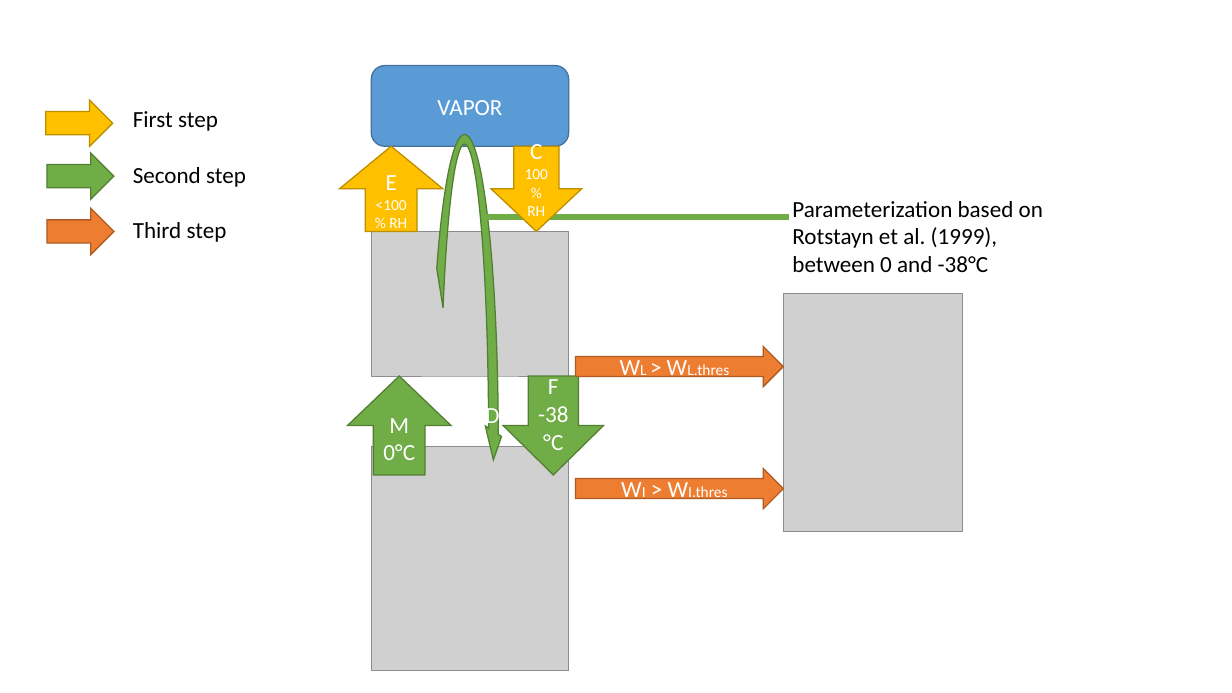
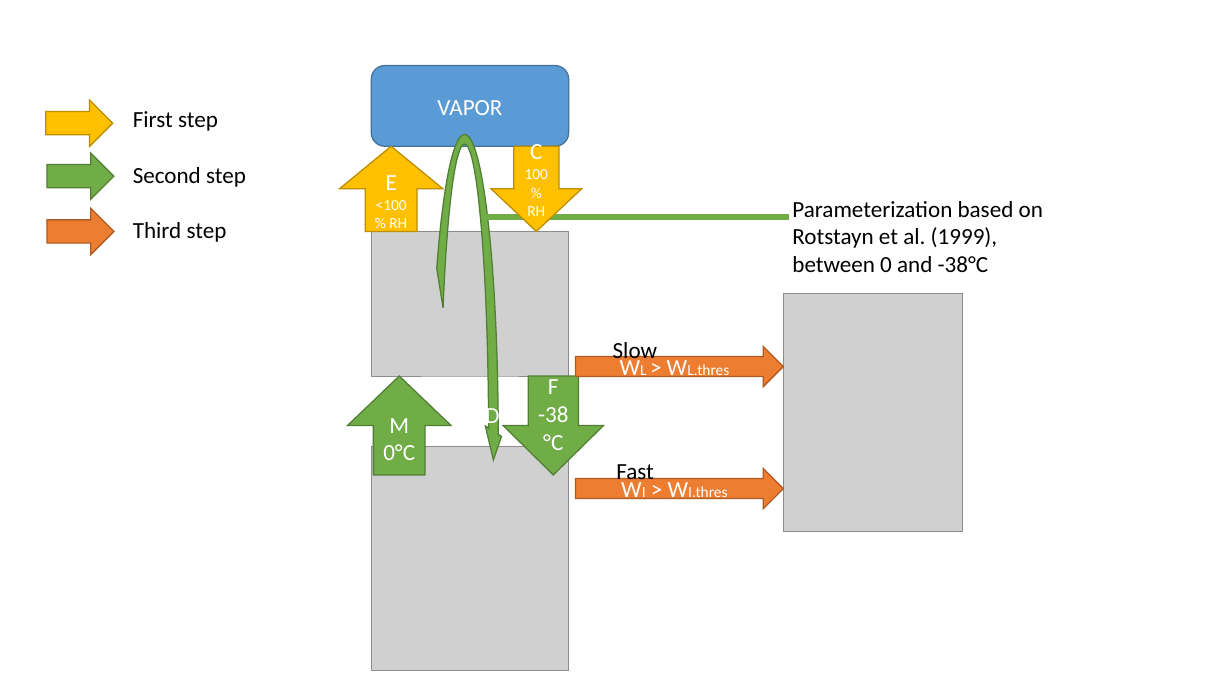
Before and after one commit to meteoNL/CloudParcelModel_SOACproject, a slide deck: slide 1 of model_representation.pptx. Drawn at 1232x693 pixels with LibreOffice and Linux fonts; fonts in the diff are those of the drawing; grey boxes stand for pictures. Boxes give left, top, right and bottom in pixels: in the first picture for what was removed or moved away, otherwise in the second. Text is boxed around its words. In the diff, an @@ line names an element or a change of style, - is before the commit and + after.

Commit message:
slow/fast included

```diff
--- a/model_representation.pptx
+++ b/model_representation.pptx
@@ text added at [613, 338, 657, 364], 18 pt, text #000000 @@
+Slow
@@ text added at [616, 460, 654, 486], 18 pt, text #000000 @@
+Fast
```
